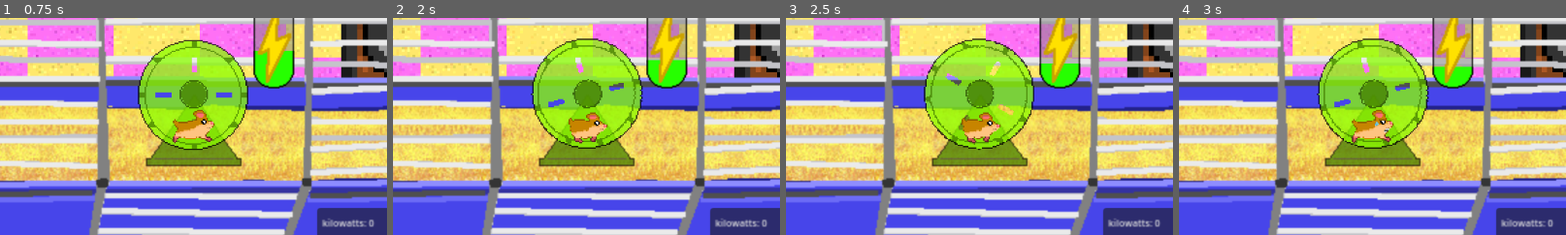
Above: before the commit, frames 1-4 (left to right).
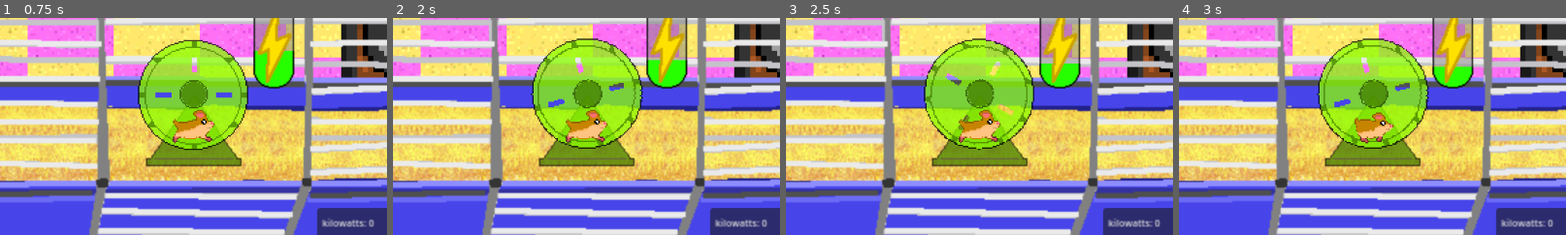
Above: after the commit, the same moments.

Repository: jkingd0n/gmtk-2025
Game: Godot game, scene res://scenes/Main_Game.tscn
Same seed, same stepped clock (60 frames per second), same inputs: the game is played once before the commit and once after it.
Inputs:
- Up to frame 1 (0.75 s): tap Enter at 0.5 s; hold Space (accel) from 0.53 s (still down)
- Up to frame 2 (2 s): release Space (accel) at 1.28 s
- Up to frame 3 (2.5 s): hold Space (accel) from 2.03 s (still down)
- Up to frame 4 (3 s): keep holding Space (accel)
The pictures show only the part of the screen within x 25-75%, y 32-82%; the shares and areas given below are measured in that part.

Frame 1 is identical in both runs. In frame 2, 0.7% of the frame differs, in the area x 44-56%, y 42-59%; in frame 3, 0.7%; in frame 4, 0.7%.

Commit message:
squeaky wheel

Diff:
--- a/prefabs/hammy_and_wheel.tscn
+++ b/prefabs/hammy_and_wheel.tscn
@@ -1,7 +1,8 @@
-[gd_scene load_steps=5 format=3 uid="uid://0nfb70330opl"]
+[gd_scene load_steps=6 format=3 uid="uid://0nfb70330opl"]
 
 [ext_resource type="Script" uid="uid://bmtu0bvnq7os7" path="res://scripts/hammy_and_wheel_tester.gd" id="1_11mpi"]
 [ext_resource type="PackedScene" uid="uid://t8yajmow3w0" path="res://prefabs/wheel.tscn" id="1_thvs5"]
+[ext_resource type="AudioStream" uid="uid://c015sfujxjrxm" path="res://sounds/wheel.ogg" id="3_4v1ov"]
 [ext_resource type="PackedScene" uid="uid://dre8w4ohje828" path="res://prefabs/smoke_n_dust_p_03_vfx_1.tscn" id="4_2fjm3"]
 [ext_resource type="PackedScene" uid="uid://dpo72b1e0ta43" path="res://prefabs/hammy_run.tscn" id="4_83l5y"]
 
@@ -9,6 +10,10 @@
 script = ExtResource("1_11mpi")
 
 [node name="wheel" parent="." instance=ExtResource("1_thvs5")]
+
+[node name="AudioStreamPlayer2D" type="AudioStreamPlayer2D" parent="wheel/wheel" index="1"]
+stream = ExtResource("3_4v1ov")
+parameters/looping = true
 
 [node name="hammy_run" parent="." instance=ExtResource("4_83l5y")]
 position = Vector2(0, 22)
--- a/prefabs/hammy_run.tscn
+++ b/prefabs/hammy_run.tscn
@@ -12,10 +12,10 @@
 tracks/0/interp = 1
 tracks/0/loop_wrap = true
 tracks/0/keys = {
-"times": PackedFloat32Array(0, 0.5),
-"transitions": PackedFloat32Array(1, 1),
+"times": PackedFloat32Array(0),
+"transitions": PackedFloat32Array(1),
 "update": 1,
-"values": [0, 1]
+"values": [0]
 }
 
 [sub_resource type="Animation" id="Animation_ki1tk"]
@@ -44,10 +44,10 @@
 tracks/0/interp = 1
 tracks/0/loop_wrap = true
 tracks/0/keys = {
-"times": PackedFloat32Array(0, 0.16, 0.5),
-"transitions": PackedFloat32Array(1, 1, 1),
+"times": PackedFloat32Array(0, 0.5),
+"transitions": PackedFloat32Array(1, 1),
 "update": 1,
-"values": [0, 1, 2]
+"values": [0, 2]
 }
 
 [sub_resource type="AnimationLibrary" id="AnimationLibrary_ki1tk"]
--- a/scenes/Main_Game.tscn
+++ b/scenes/Main_Game.tscn
@@ -55,6 +55,9 @@
 offset_right = 177.0
 offset_bottom = 116.0
 
+[node name="AudioStreamPlayer2D" parent="electricity_gauge" index="2"]
+volume_db = -3.0
+
 [node name="total_energy" type="TextEdit" parent="."]
 z_index = 4
 offset_left = 91.0
@@ -68,6 +71,7 @@
 
 [node name="background_music" type="AudioStreamPlayer2D" parent="."]
 stream = ExtResource("9_qmn38")
+volume_db = -5.0
 autoplay = true
 parameters/looping = true
 
--- a/scripts/hammy_and_wheel.gd
+++ b/scripts/hammy_and_wheel.gd
@@ -11,3 +11,7 @@
 		$SmokeNDustP03Vfx1.visible = false
 	$wheel/wheel/AnimationPlayer.speed_scale = new_speed
 	$hammy_run/AnimationPlayer.speed_scale = new_speed
+	if new_speed > 0:
+		if not $wheel/wheel/AudioStreamPlayer2D.playing:
+			$wheel/wheel/AudioStreamPlayer2D.play()
+		$wheel/wheel/AudioStreamPlayer2D.pitch_scale = new_speed
--- a/scripts/hammy_and_wheel_tester.gd
+++ b/scripts/hammy_and_wheel_tester.gd
@@ -5,7 +5,7 @@
 
 
 func update_speed(new_speed) -> void:
-	$wheel/AnimationPlayer.speed_scale = new_speed
+	$wheel/wheel/AnimationPlayer.speed_scale = new_speed
 	$hammy_run/AnimationPlayer.speed_scale = new_speed
 	if new_speed > dust_threshold:
 		$SmokeNDustP03Vfx1.visible = true
--- a/scripts/main_game.gd
+++ b/scripts/main_game.gd
@@ -13,18 +13,18 @@
 
 func _input(event):
 	if event.is_action_pressed("accel"):
-		var delta_pressed = Time.get_unix_time_from_system() - timestamp_last_pressed
 		timestamp_last_pressed = Time.get_unix_time_from_system()
-		if delta_pressed > sweat_threshold:
-			$hammy_and_wheel/hammy_run.normal()
-		else:
-			$hammy_and_wheel/hammy_run.fast()
 		speed += acceleration + (speed * accConstant)
 		animation_speed = animation_coefficient * speed
 		$hammy_and_wheel.update_speed(animation_speed)
 
 func _process(delta):
 	_decelerate(delta)
+	var delta_pressed = Time.get_unix_time_from_system() - timestamp_last_pressed
+	if delta_pressed > sweat_threshold:
+		$hammy_and_wheel/hammy_run.normal()
+	else:
+		$hammy_and_wheel/hammy_run.fast()
 	if not game_over:
 		$total_energy.text = "kilowatts: " + str($electricity_gauge.total_electricity_generated)
 
Not shown, added: sounds/wheel.ogg.import
Not shown, added: sounds/wheel.ogg
